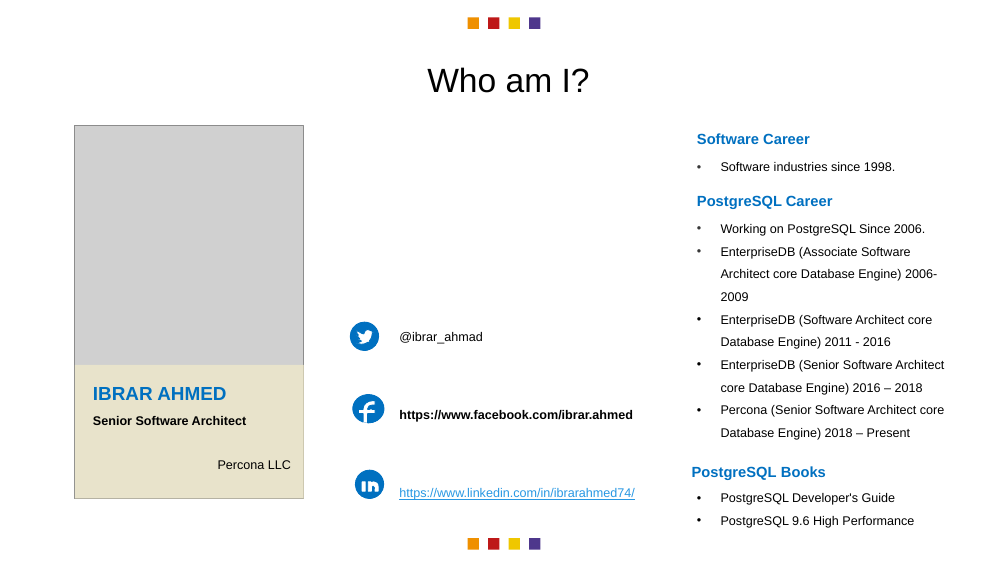
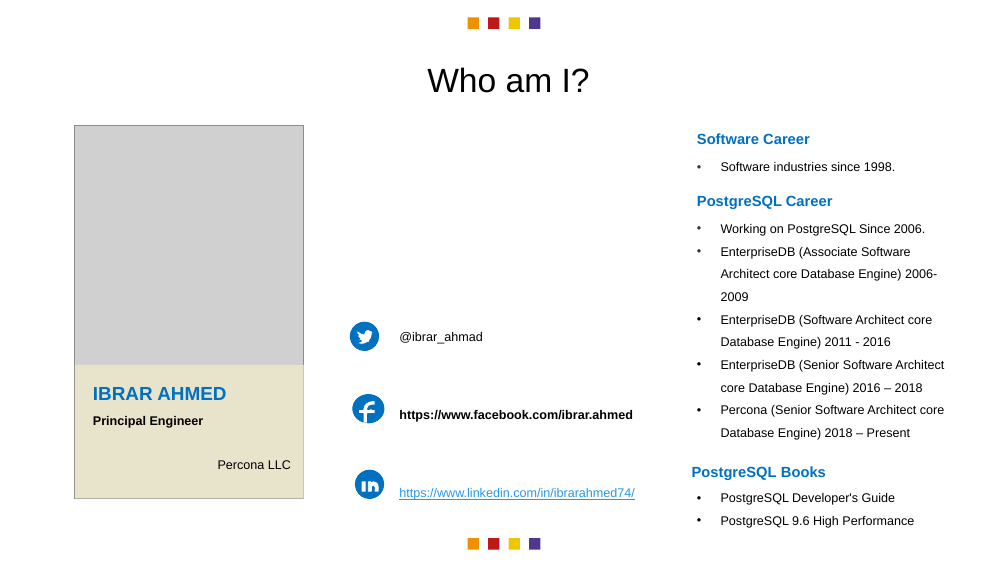
Before and after one commit to ibrarahmad/PostgreSQLTalks, a slide deck: slide 2 of Conferences/Percona-live-2022/PL22-PostgreSQL-And-Artifical-Intelegence.pptx. Drawn at 1008x567 pixels with LibreOffice and Linux fonts; fonts in the diff are those of the drawing; grey boxes stand for pictures. Boxes give left, top, right and bottom in pixels: in the first picture for what was removed or moved away, otherwise in the second. Text is boxed around its words. In the diff, an @@ line names an element or a change of style, - is before the commit and + after.

```diff
--- a/Conferences/Percona-live-2022/PL22-PostgreSQL-And-Artifical-Intelegence.pptx
+++ b/Conferences/Percona-live-2022/PL22-PostgreSQL-And-Artifical-Intelegence.pptx
@@ text at box(93, 416, 204, 428): text changed @@
-Senior Software Architect
+Principal Engineer
```
Also in this commit, not shown: 1 other slide changed, 1 slide removed.
